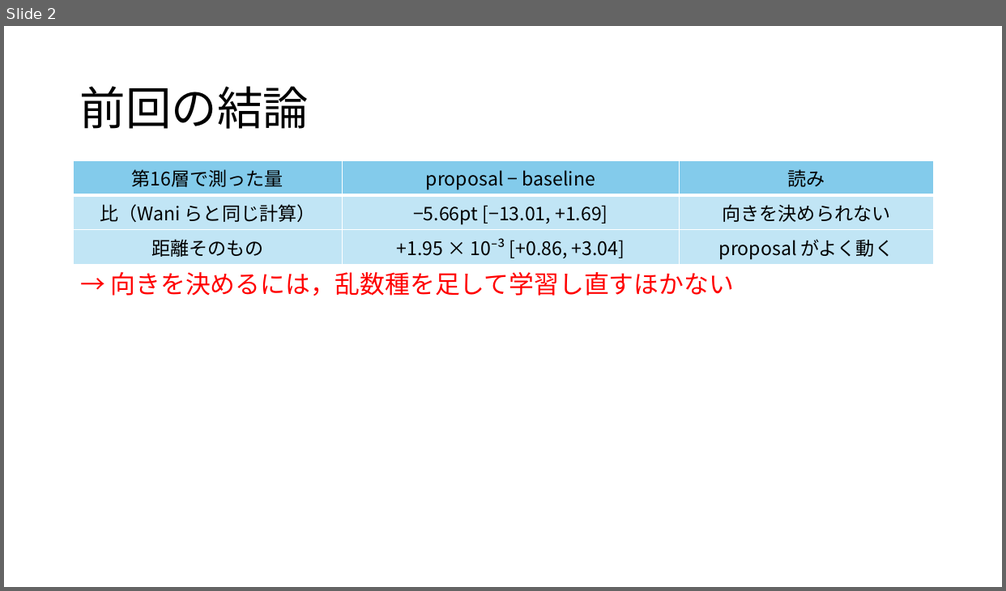
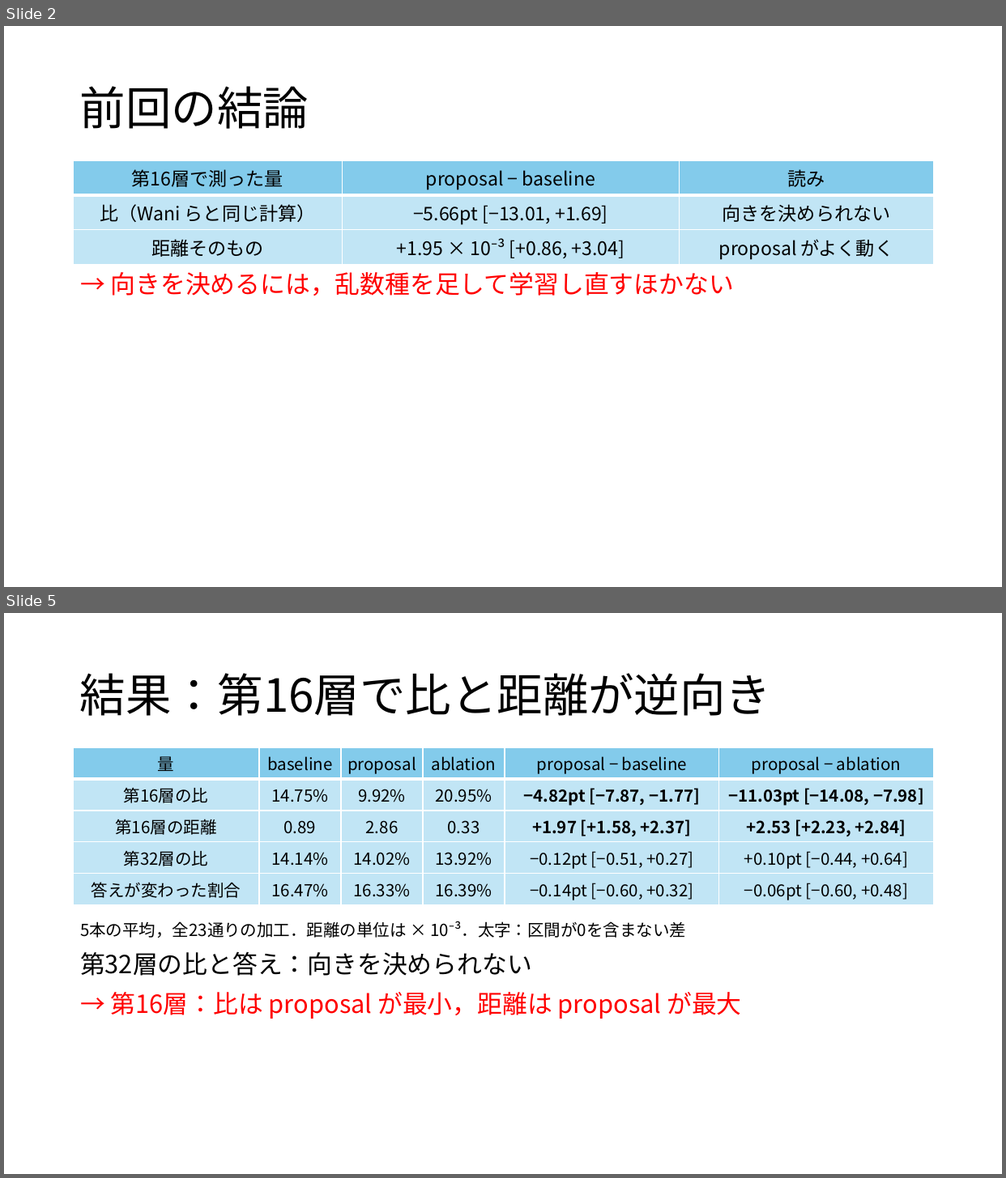
Before and after one commit to tomoking2004/cotar, a slide deck: presentations/20261106_進捗報告.pptx. Shown one above the other, each under a label of ours: slide 2 before the commit, slides 2 and 5 after it; the slides between them are not shown. The pictures are 1006x591 and 1006x1178 pixels, drawn with LibreOffice and Linux fonts; fonts in the diff are those of the drawing. Boxes give left, top, right and bottom in pixels: in the first picture for what was removed or moved away, otherwise in the second. Text is boxed around its words. In the diff, an @@ line names an element or a change of style, - is before the commit and + after.

Commit message:
docs: put the five-seed result into the seminar deck
- 資料：学習中の報告を，読み方・結果の一覧・読みの3枚に置き換えた
- 資料：ポスターのスライドと，今回したこと・今後の目標のポスターの項目を外した
- principles.md：進捗報告にポスターの作業の話は載せない，を規定にした

```diff
--- a/presentations/20261106_進捗報告.pptx
+++ b/presentations/20261106_進捗報告.pptx
@@ slide 5 added at <box>4,613,1002,1174</box>, background #FFFFFF @@
@@ title added at <box>80,673,771,716</box>, 44 pt, text #000000 @@
+結果：第16層で比と距離が逆向き
@@ table added at <box>73,747,934,904</box>, 5 rows, 6 columns @@
+量 | baseline | proposal | ablation | proposal − baseline | proposal − ablation
+第16層の比 | 14.75% | 9.92% | 20.95% | −4.82pt [−7.87, −1.77] | −11.03pt [−14.08, −7.98]
+第16層の距離 | 0.89 | 2.86 | 0.33 | +1.97 [+1.58, +2.37] | +2.53 [+2.23, +2.84]
+第32層の比 | 14.14% | 14.02% | 13.92% | −0.12pt [−0.51, +0.27] | +0.10pt [−0.44, +0.64]
+答えが変わった割合 | 16.47% | 16.33% | 16.39% | −0.14pt [−0.60, +0.32] | −0.06pt [−0.60, +0.48]
@@ text added at <box>80,921,741,1019</box>, 24 pt, text #000000 @@
+5本の平均，全23通りの加工．距離の単位は × 10⁻³．太字：区間が0を含まない差
+第32層の比と答え：向きを決められない
+→ 第16層：比は proposal が最小，距離は proposal が最大
```
Also in this commit, not shown: 2 slides changed, 2 other slides added, 2 slides removed, 1 other file.
